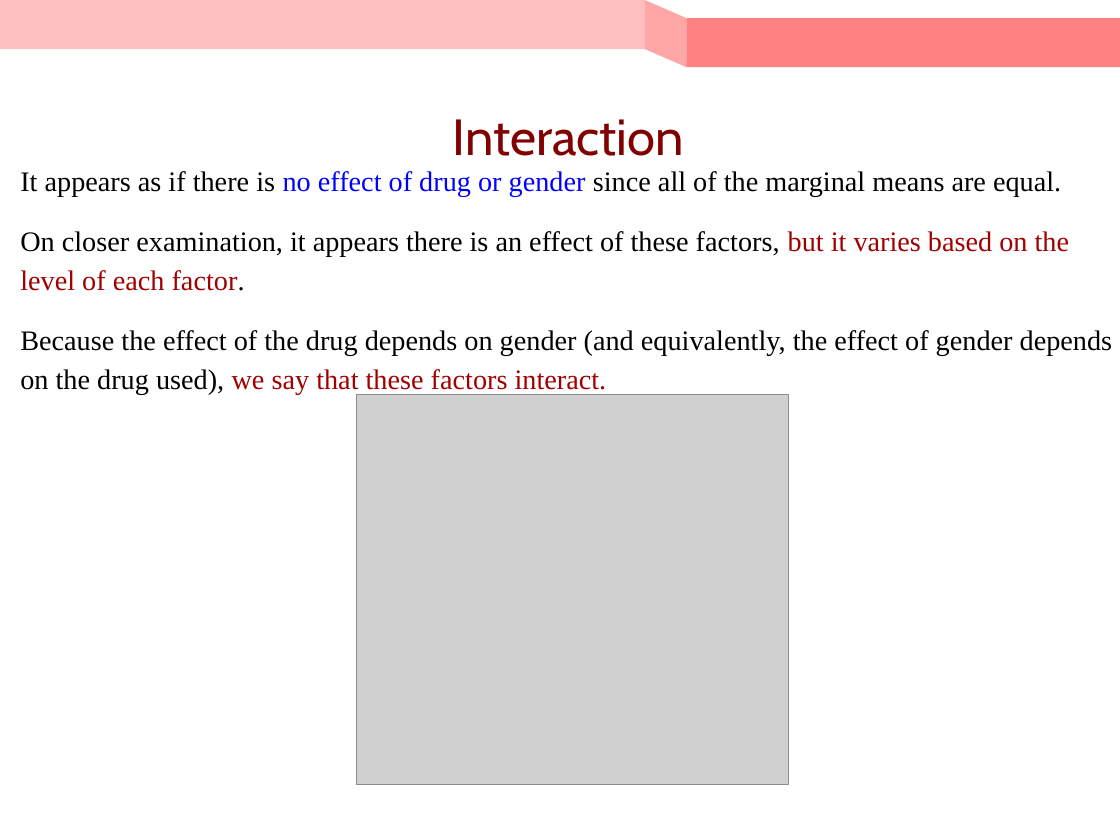
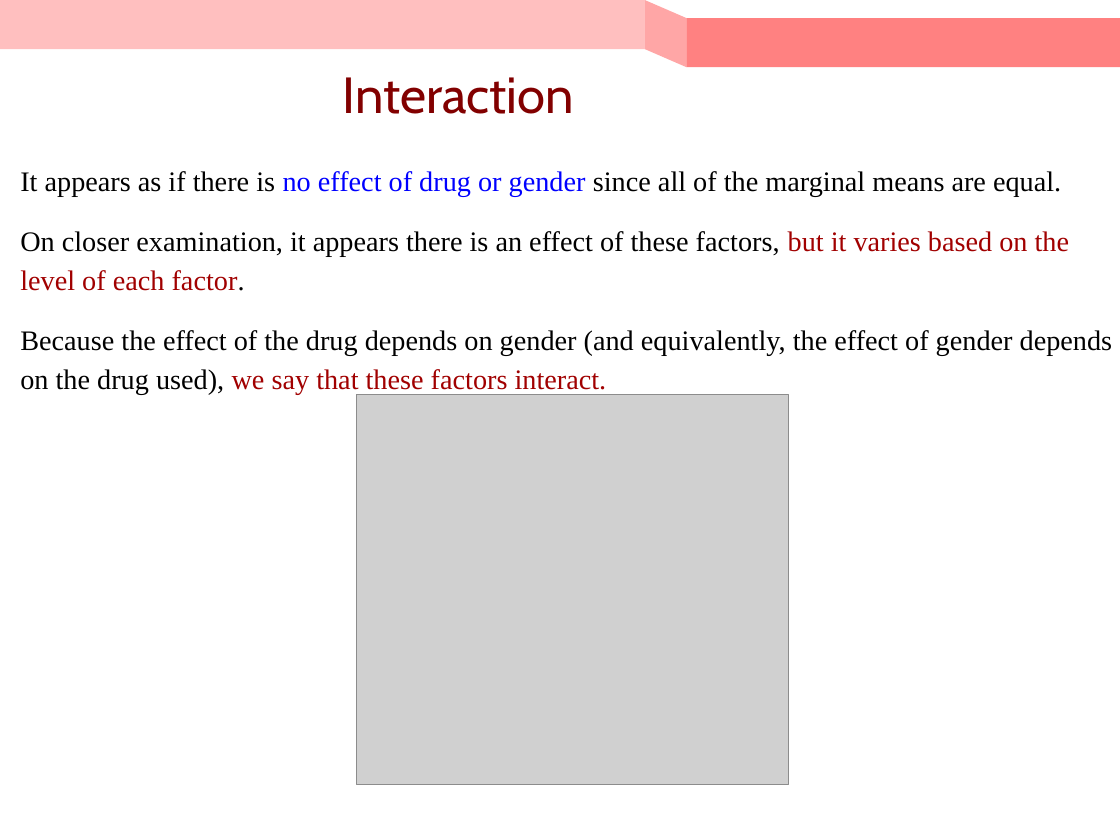
Before and after one commit to KuroTaiga/MSCS_BU, a slide deck: slide 31 of CS555/L10/Lecture 10_ANOVA and ANCOVA.pptx (slide 39 before the commit). Drawn at 1120x840 pixels with LibreOffice and Linux fonts; fonts in the diff are those of the drawing; grey boxes stand for pictures. Boxes give left, top, right and bottom in pixels: in the first picture for what was removed or moved away, otherwise in the second. Text is boxed around its words. In the diff, an @@ line names an element or a change of style, - is before the commit and + after.

```diff
--- a/CS555/L10/Lecture 10_ANOVA and ANCOVA.pptx
+++ b/CS555/L10/Lecture 10_ANOVA and ANCOVA.pptx
@@ title "Interaction": place and size @@
-title "Interaction" at [453, 119, 684, 156]
+title "Interaction" at [343, 77, 574, 114]
```
Also in this commit, not shown: 7 other slides changed, 1 slide added, 11 slides removed, 19 other files.
